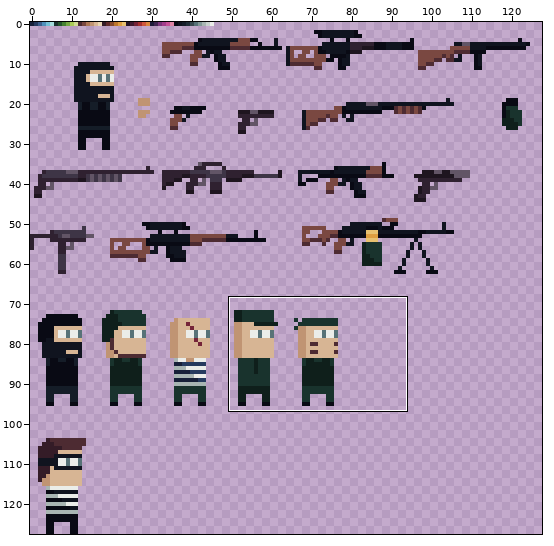
Sprite sheet: Resurs/ALL.png. The picture above shows the old version from afar; the outline marks the close-up.
Close-up. Before:
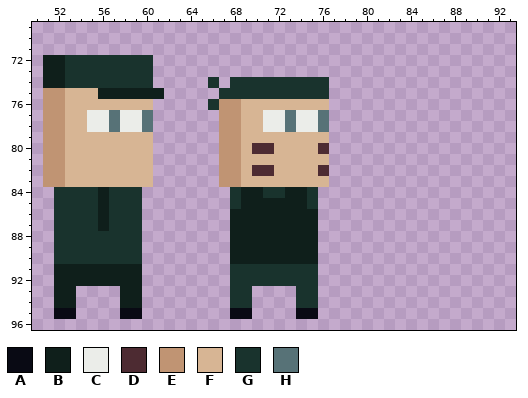
The file is 128x128 pixels. Colours within 5 levels of each other are drawn and written as one. Shown: x 50..93, y 69..96. The commit also changed other parts of the picture, which this record leaves out.
Palette (. is transparent): A #090a14  B #0f1f1b  C #ebede9  D #4d2b32  E #c09473  F #d7b594  G #19332d  H #577277
Pixels before, first column x 51:
72 BBGGGGGGGG................
73 BBGGGGGGGG................
74 BBGGGGGGGG.....G.GGGGGGGGG
75 EEFFFBBBBBB.....GGGGGGGGGG
76 EEFFFFFFFF.....GEEFFFFFFFF
77 EEFFCCHCCH......EEFFCCHCCH
78 EEFFCCHCCH......EEFFCCHCCH
79 EEFFFFFFFF......EEFFFFFFFF
80 EEFFFFFFFF......EEFDDFFFFD
81 EEFFFFFFFF......EEFFFFFFFF
82 EEFFFFFFFF......EEFDDFFFFD
83 EEFFFFFFFF......EEFFFFFFFF
84 .GGGGBGGG........GBBGGBBG.
85 .GGGGBGGG........GBBBBBBG.
86 .GGGGBGGG........BBBBBBBB.
87 .GGGGBGGG........BBBBBBBB.
88 .GGGGGGGG........BBBBBBBB.
89 .GGGGGGGG........BBBBBBBB.
90 .GGGGGGGG........BBBBBBBB.
91 .BBBBBBBB........GGGGGGGG.
92 .BBBBBBBB........GGGGGGGG.
93 .BB....BB........GG....GG.
94 .BB....BB........GG....GG.
95 .AA....AA........AA....AA.
Once edited:
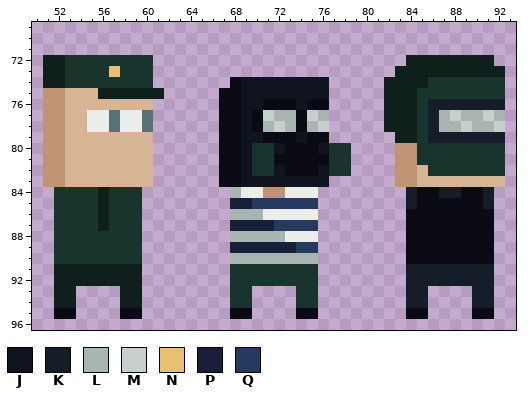
Colours new in this view: J #10141f  K #151d28  L #a8b5b2  M #c7cfcc  N #e8c170  P #172038  Q #253a5e
The edit:
The edit adds colour A in row 84 at x 85 to 86 and 89 to 90; in row 85 at x 85 to 90; in rows 86 to 90 at x 84 to 91; in row 95 at x 84 to 85 and 90 to 91.
Colour C gives way to colour A in rows 77 to 78 at x 74.
Colour E gives way to colour A in rows 76 to 83 at x 67 to 68.
Colour F gives way to colour A in row 76 at x 71 to 73 and 75 to 76; in rows 77 to 78 at x 70; in row 79 at x 71 to 73 and 75 to 76; in row 80 at x 73 to 75; in row 81 at x 72 to 76; in row 82 at x 73 to 75.
Colour G gives way to colour A in row 74 at x 68; in row 75 at x 67 to 68.
The edit adds colour B in row 72 at x 84 to 91; in row 73 at x 83 to 92; in row 74 at x 82 to 85; in rows 75 to 78 at x 82 to 84; in row 79 at x 83 to 84.
Colour B gives way to colour C in row 84 at x 69 to 70 and 73 to 74; in row 86 at x 71 to 75; in row 88 at x 73 to 75.
Colour G gives way to colour C in row 84 at x 75.
The edit adds colour E in rows 80 to 83 at x 83 to 84.
Colour G gives way to colour E in row 84 at x 71 to 72.
The edit adds colour F in row 82 at x 85; in row 83 at x 85 to 92.
The edit adds colour G in row 74 at x 86 to 92; in row 75 at x 85 to 92; in rows 76 to 79 at x 85; in rows 80 to 81 at x 77 to 78 and 85 to 92; in row 82 at x 77 to 78 and 86 to 92.
Colour D gives way to colour G in row 80 at x 70 to 71; in row 82 at x 70 to 71.
Colour F gives way to colour G in row 81 at x 70 to 71.
Colour D gives way to colour J in row 80 at x 76; in row 82 at x 76.
Colour F gives way to colour J in row 76 at x 69 to 70 and 74; in rows 77 to 78 at x 69; in row 79 at x 69 to 70 and 74; in row 80 at x 69 and 72; in row 81 at x 69; in row 82 at x 69 and 72.
Colour F gives way to colour J in row 83 at x 69 to 76.
Colour G gives way to colour J in rows 74 to 75 at x 69 to 76.
The edit adds colour K in row 76 at x 86 to 92; in rows 77 to 78 at x 86; in row 79 at x 86 to 92; in row 84 at x 84, 87 to 88 and 91; in row 85 at x 84 and 91; in rows 91 to 92 at x 84 to 91.
The edit adds colour K in rows 93 to 94 at x 84 to 85 and 90 to 91.
The edit adds colour L in row 77 at x 87, 89 to 90 and 92; in row 78 at x 87 to 88 and 90 to 91.
Colour B gives way to colour L in row 86 at x 68 to 70; in row 88 at x 68 to 72; in row 90 at x 68 to 75.
Colour C gives way to colour L in row 77 at x 72; in row 78 at x 71 and 75.
Colour G gives way to colour L in row 84 at x 68.
Colour H gives way to colour L in row 77 at x 73 and 76; in row 78 at x 73.
The edit adds colour M in row 77 at x 88 and 91; in row 78 at x 89 and 92.
Colour C gives way to colour M in row 77 at x 71 and 75; in row 78 at x 72.
Colour H gives way to colour M in row 78 at x 76.
Colour G gives way to colour N in row 73 at x 57.
Colour B gives way to colour P in row 85 at x 69; in row 87 at x 68 to 71; in row 89 at x 68 to 73.
Colour G gives way to colour P in row 85 at x 68.
Colour B gives way to colour Q in row 85 at x 70 to 74; in row 87 at x 72 to 75; in row 89 at x 74 to 75.
Colour G gives way to colour Q in row 85 at x 75.
The edit erases colour G in row 74 at x 66; in row 76 at x 66.
